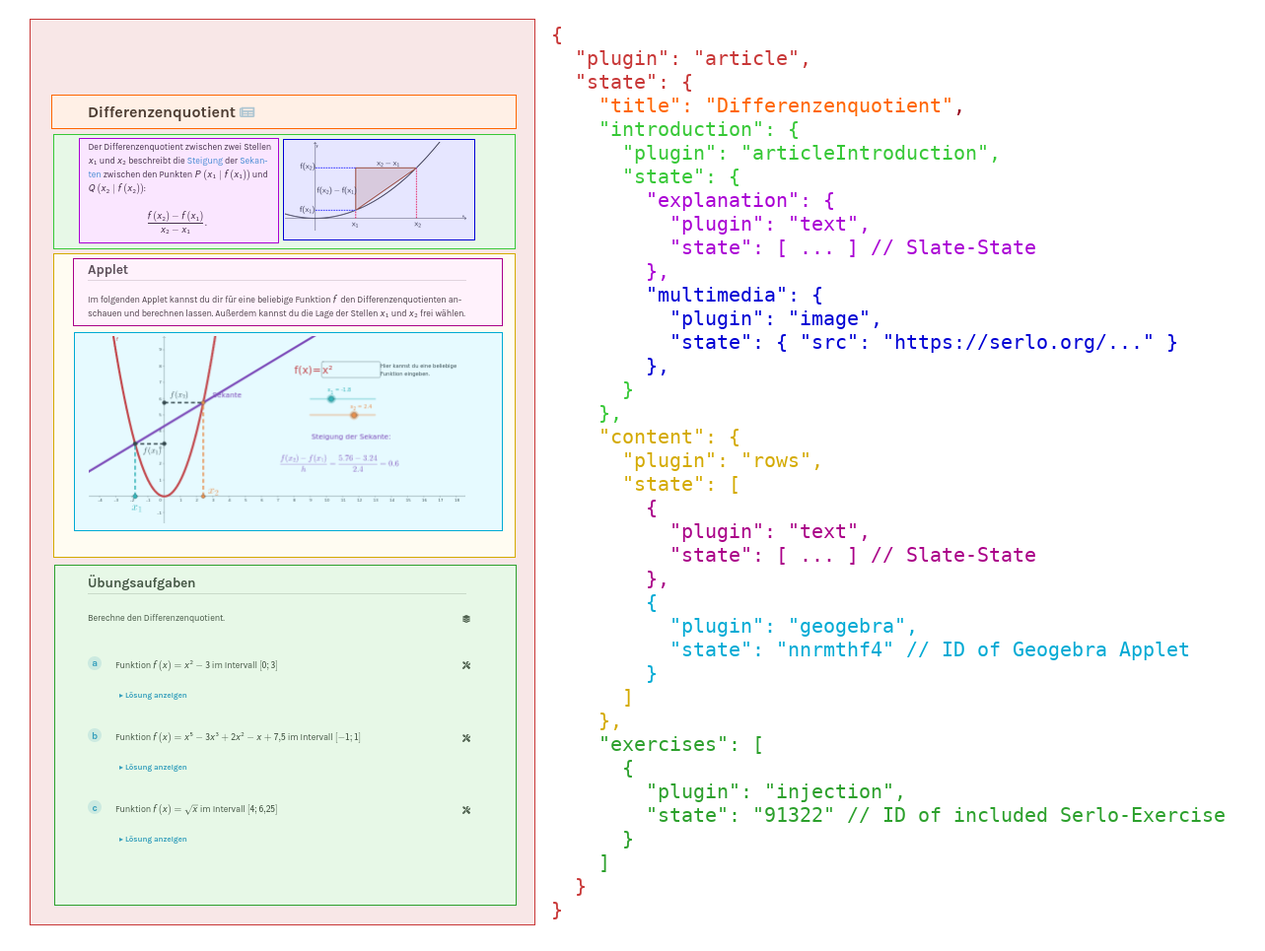
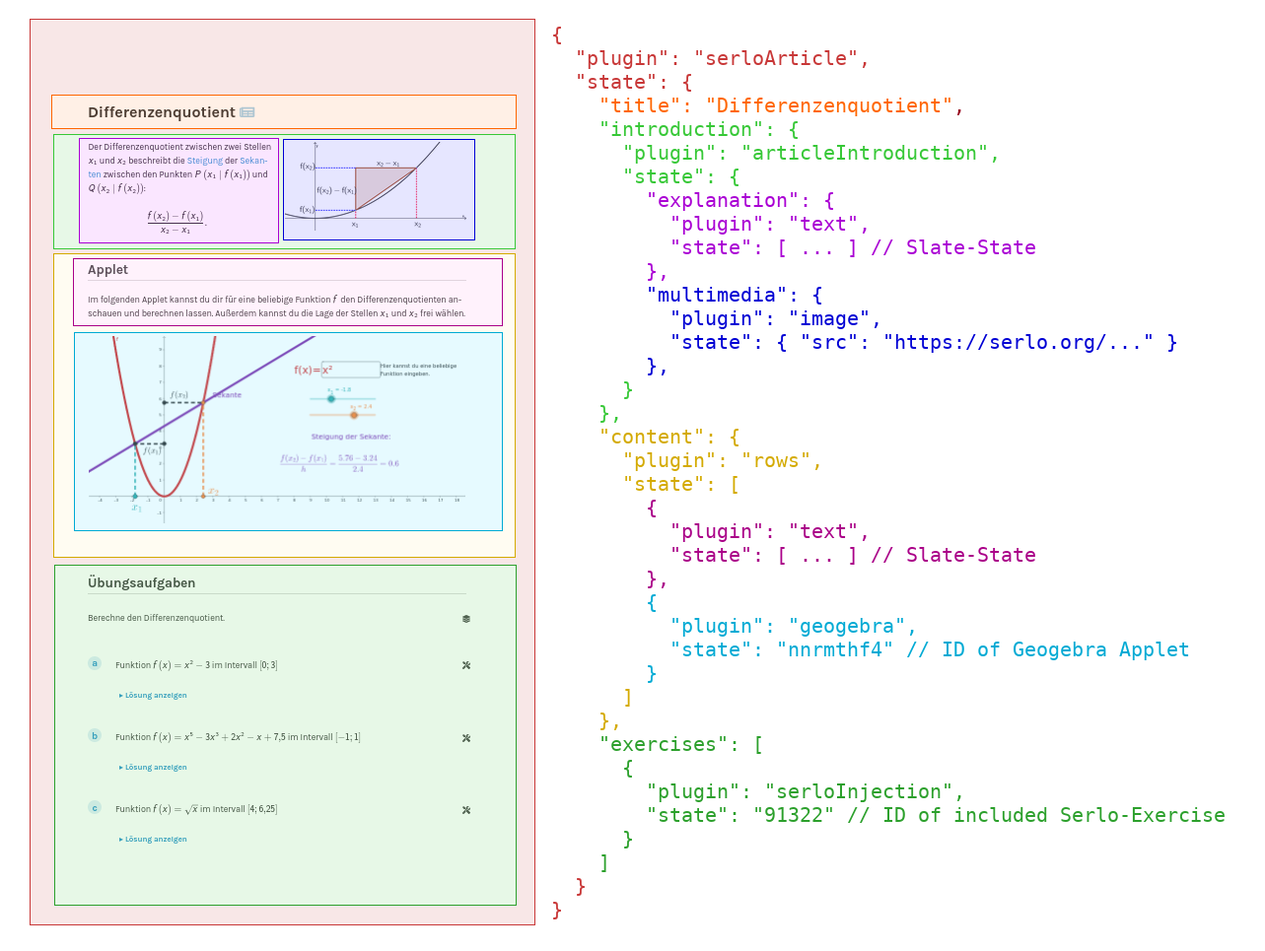
Before/after of a 1265x951 layered artwork. What changed in the layer stack:
painted on "{ ..." over [705,50,962,803]
